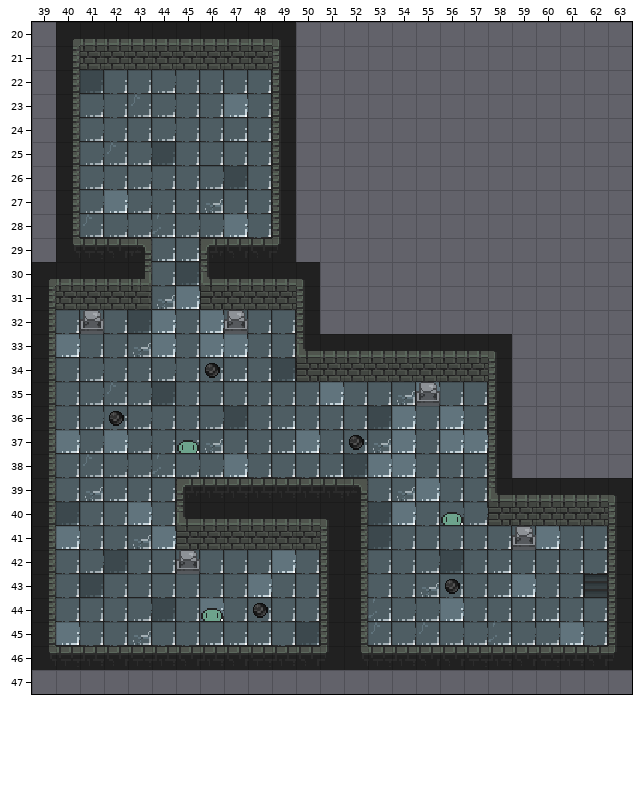
One commit to this Tiled map: src/assets/editor/Tiles/Ebene-01.1.tmx. Above: the version before the commit.
Cells are 16x16 px. Shown: x 39..63, y 20..47.
Now the later version:
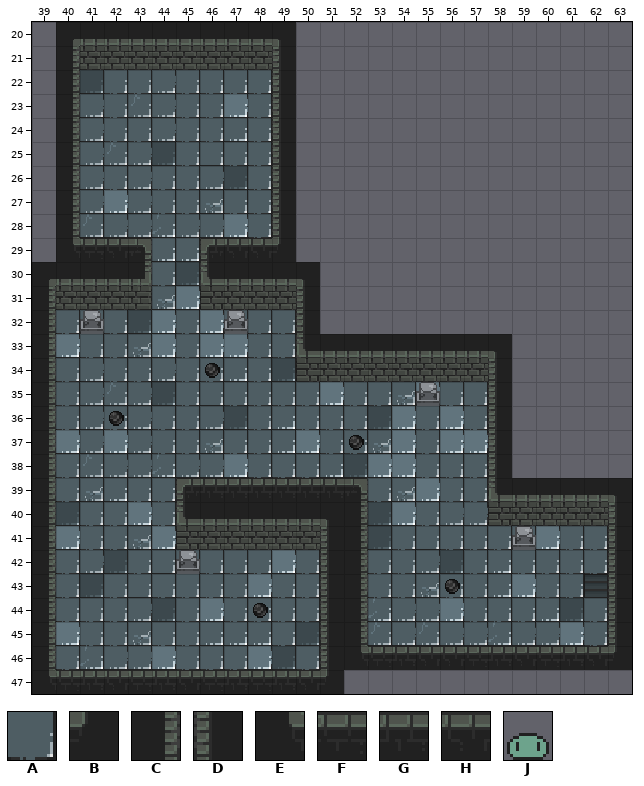
Key: from "Ebene1": A 1, B 17, C 18, D 22, E 24, F 25, G 26, H 27; from "Slime_idle-Sheet": J 0.
_ is an empty cell, . an unchanged one.
Objects are placed by their top-left corner, in cells (3,4 is the top-left corner of cell 3,4); size is 1x1 cell unless given.
Edits made:
--- layer "Walls"
@@ x 61..61 @@
-44 A
+44 _
@@ x 39..51 @@
-46 EFGHFGHGHFGHB
-47 _____________
+46 C___________D
+47 EFGHFGHFGFGHB
--- layer "Slimes"
-J at 45,37
-J at 56,40
-J at 46,44
